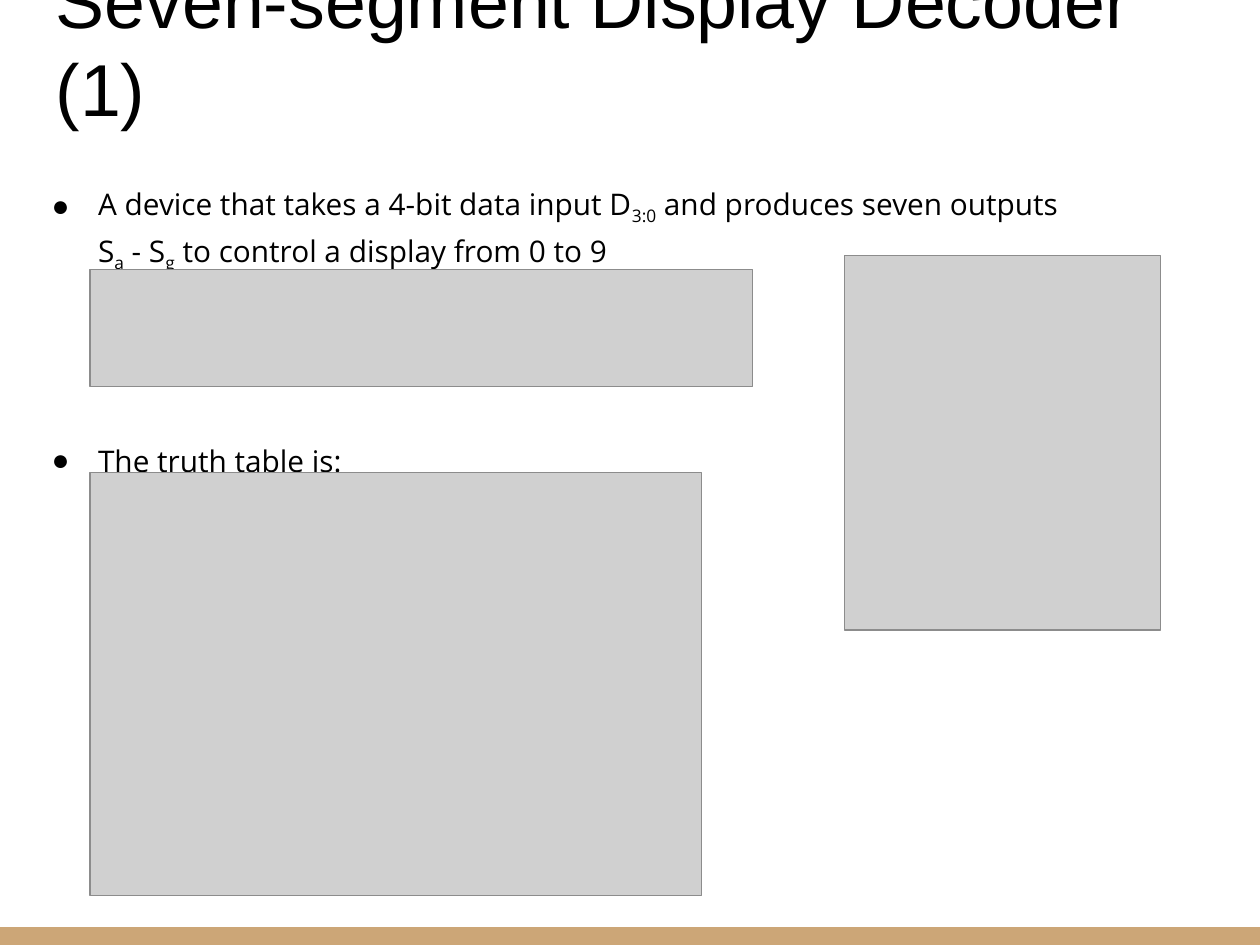
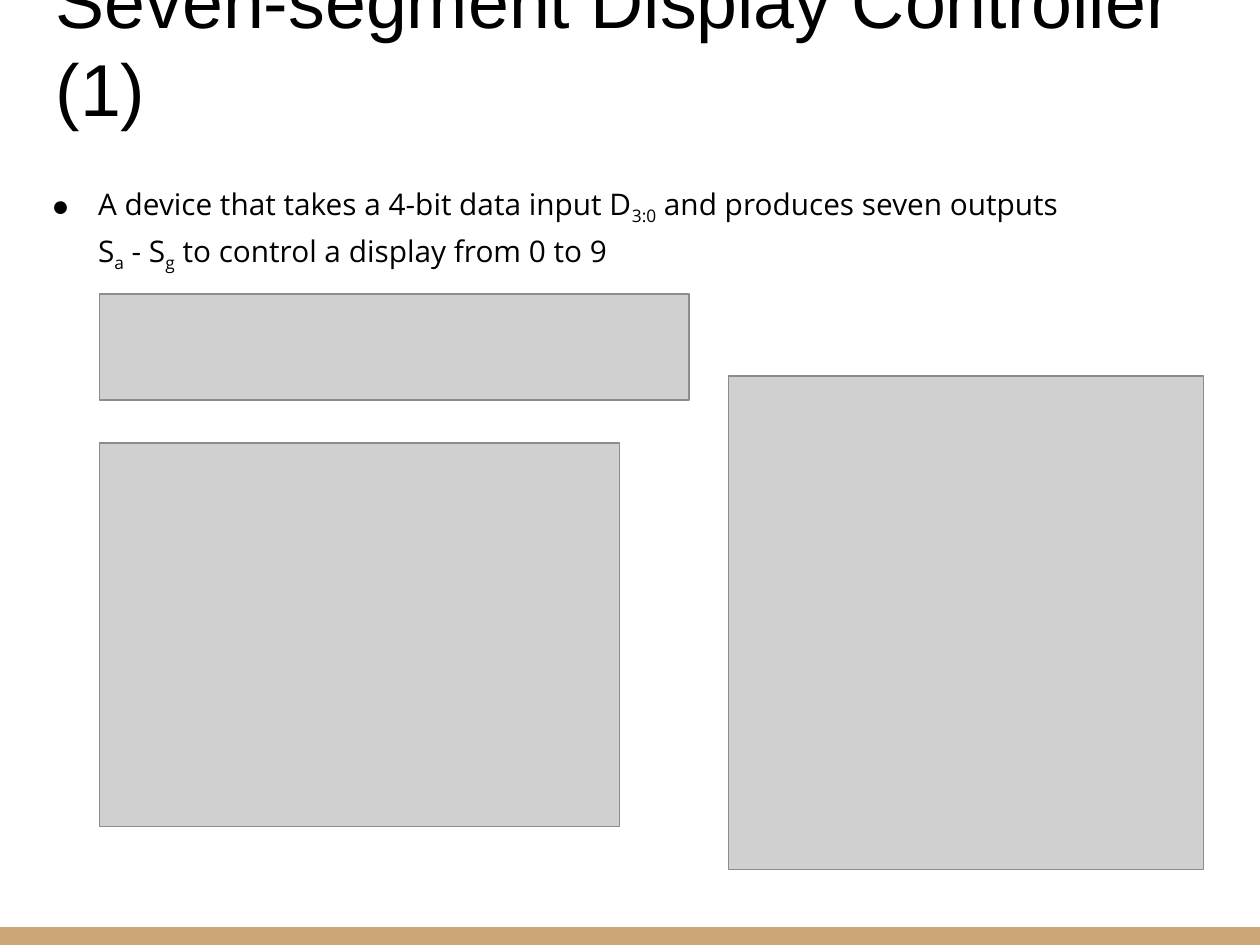
Before and after one commit to riccardoberta/esd, a slide deck: slide 4 of 06 - Karnaugh Maps/slides.pptx (slide 10 before the commit). Drawn at 1260x945 pixels with LibreOffice and Linux fonts; fonts in the diff are those of the drawing; grey boxes stand for pictures. Boxes give left, top, right and bottom in pixels: in the first picture for what was removed or moved away, otherwise in the second. Text is boxed around its words. In the diff, an @@ line names an element or a change of style, - is before the commit and + after.

```diff
--- a/06 - Karnaugh Maps/slides.pptx
+++ b/06 - Karnaugh Maps/slides.pptx
@@ title at (56, 0, 1171, 130): text changed @@
-Seven-segment Display Decoder (1)
+Seven-segment Display Controller (1)
@@ picture removed at (844, 256, 1160, 630) @@
@@ picture: place and size @@
-picture at (89, 270, 752, 387)
+picture at (100, 294, 689, 399)
@@ picture added at (728, 375, 1203, 869) @@
@@ text at (98, 449, 342, 480): paragraph removed @@
-● The truth table is:
@@ picture: place and size @@
-picture at (89, 472, 701, 896)
+picture at (100, 444, 620, 827)
```
Also in this commit, not shown: 2 other slides changed, 7 slides removed, 36 other files.
